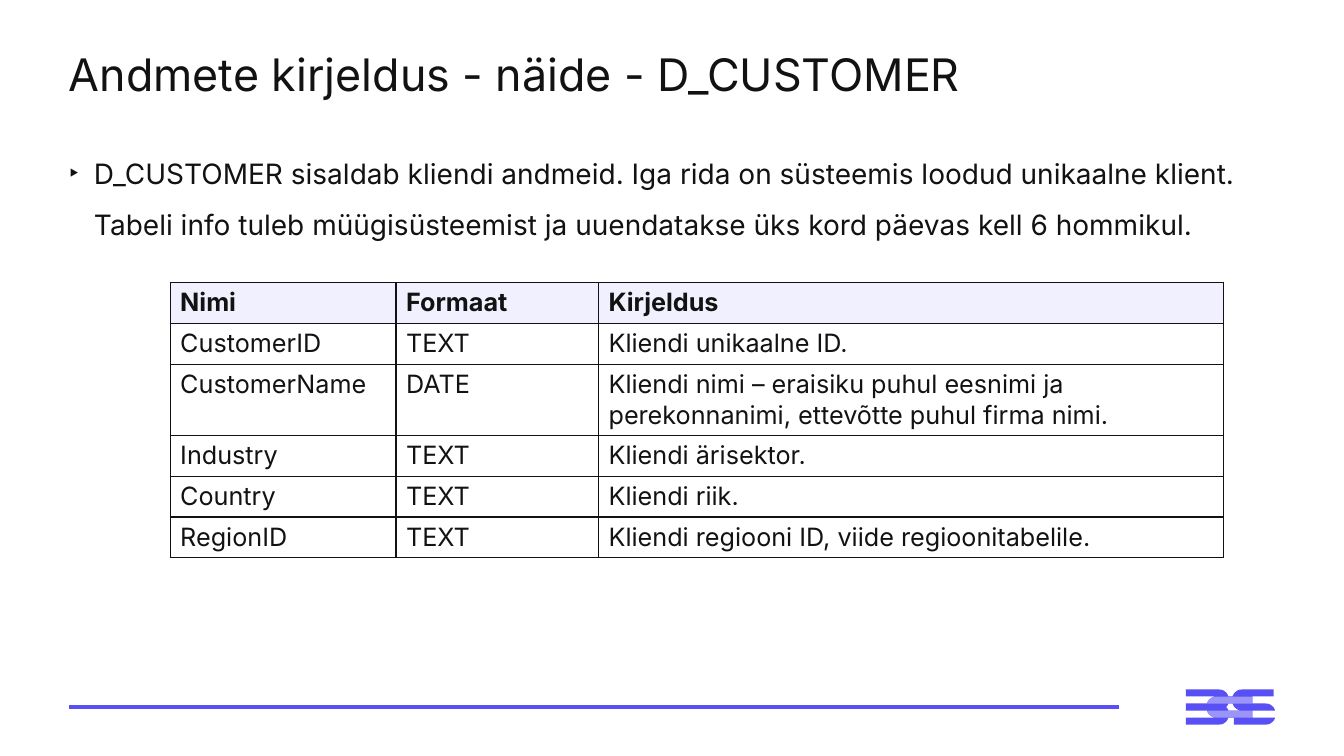
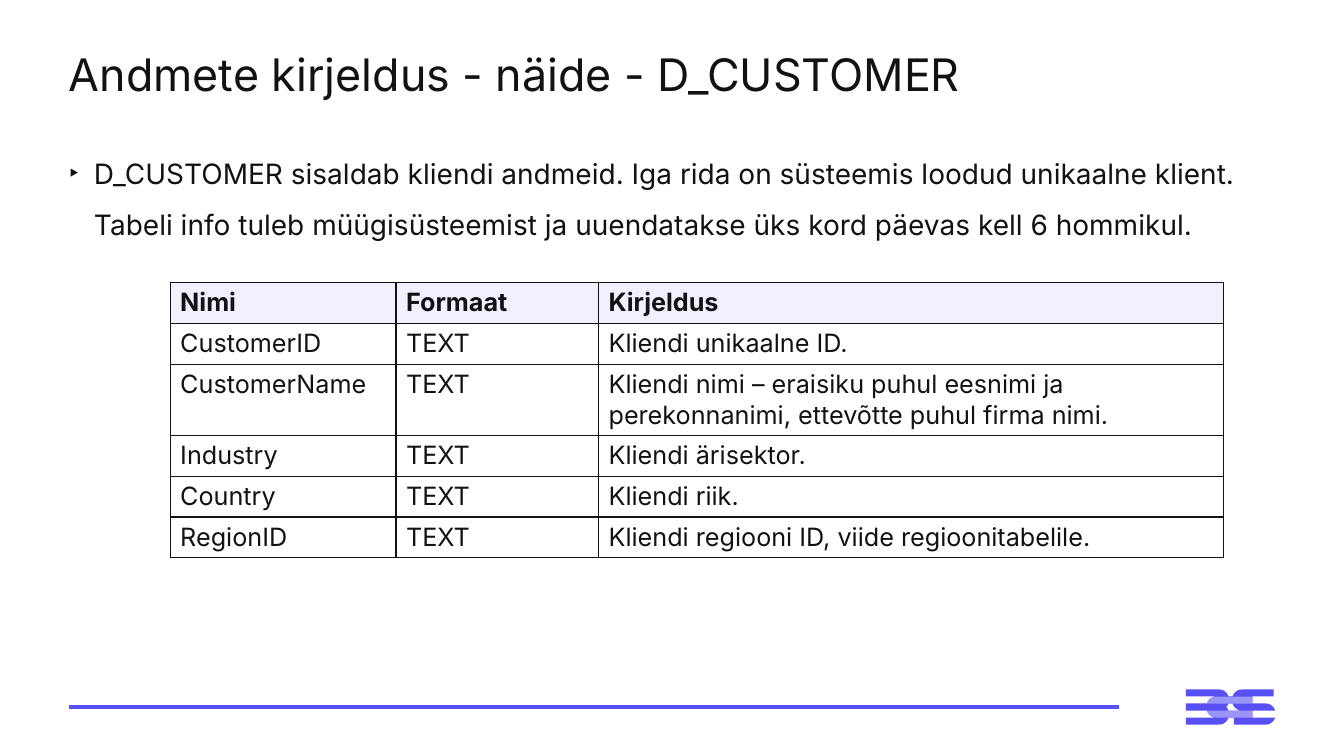
Before and after one commit to virverani/andmetarkus, a slide deck: slide 19 of Day9/9-paev-andmetarkus-esitlus.pptx. Drawn at 1344x756 pixels with LibreOffice and Linux fonts; fonts in the diff are those of the drawing. Boxes give left, top, right and bottom in pixels: in the first picture for what was removed or moved away, otherwise in the second. Text is boxed around its words. In the diff, an @@ line names an element or a change of style, - is before the commit and + after.

```diff
--- a/Day9/9-paev-andmetarkus-esitlus.pptx
+++ b/Day9/9-paev-andmetarkus-esitlus.pptx
@@ table at (x1=170, y1=282, x2=1224, y2=558) @@
-row 3, column 2: DATE
+row 3, column 2: TEXT
```
Also in this commit, not shown: 1 other file.
